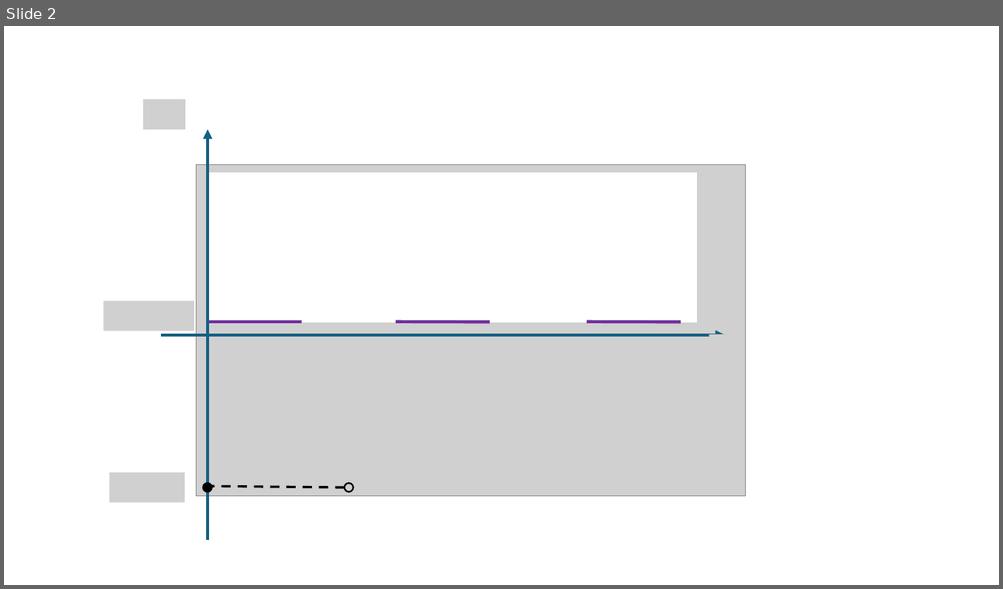
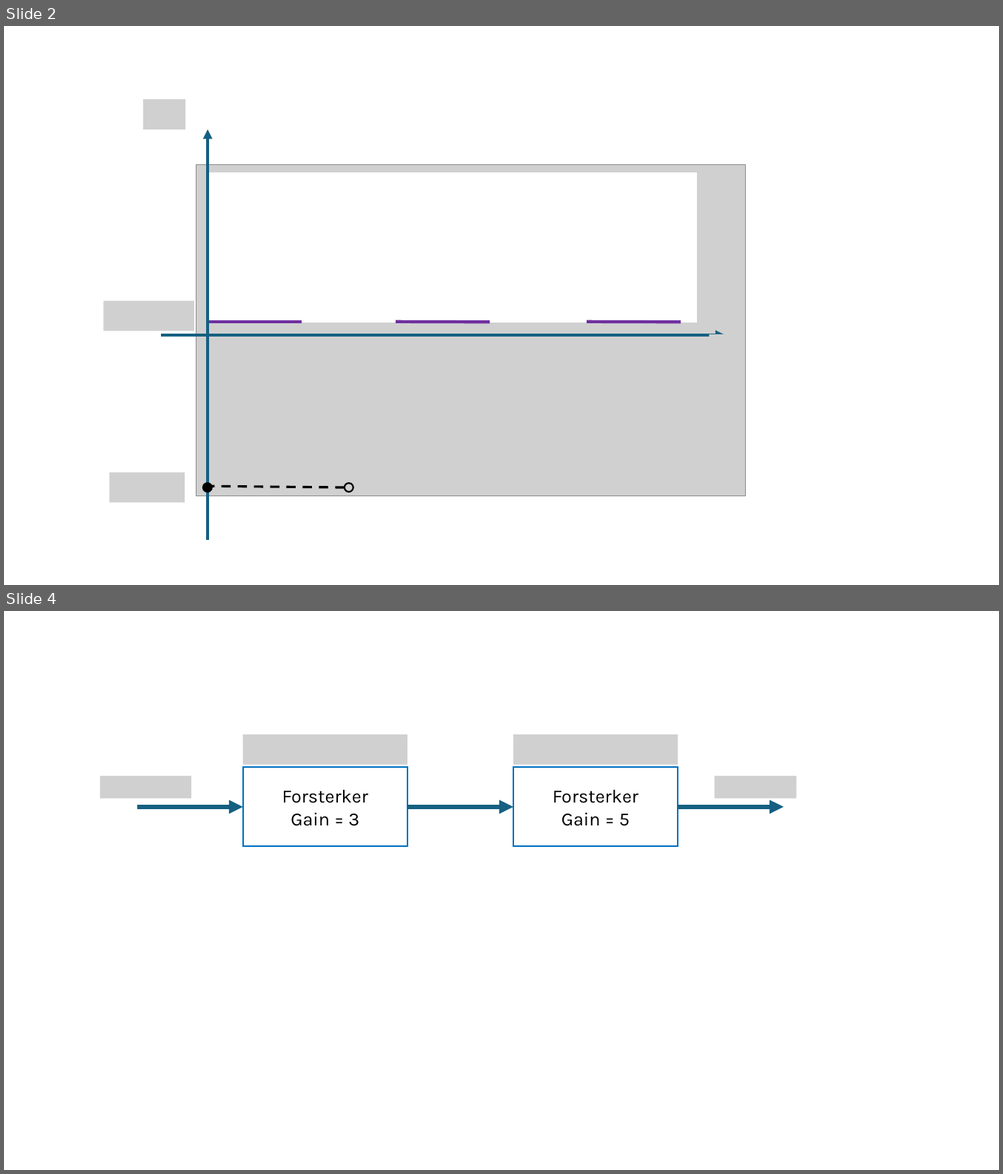
Before and after one commit to cmbNor/elektroniske_systemer, a slide deck: Kompendie/tegnOgSymboler/figurer og symboler.pptx. Shown one above the other, each under a label of ours: slide 2 before the commit, slides 2 and 4 after it; the slides between them are not shown. The pictures are 1003x589 and 1003x1174 pixels, drawn with LibreOffice and Linux fonts; fonts in the diff are those of the drawing; grey boxes stand for pictures. Boxes give left, top, right and bottom in pixels: in the first picture for what was removed or moved away, otherwise in the second. Text is boxed around its words. In the diff, an @@ line names an element or a change of style, - is before the commit and + after.

```diff
--- a/Kompendie/tegnOgSymboler/figurer og symboler.pptx
+++ b/Kompendie/tegnOgSymboler/figurer og symboler.pptx
@@ slide 4 added at bbox=[4, 611, 999, 1170], background #FFFFFF @@
@@ picture added at bbox=[243, 735, 407, 765] @@
@@ picture added at bbox=[513, 735, 677, 765] @@
@@ group added at bbox=[100, 768, 797, 847]: 3 arrows, 2 rectangles, 2 pictures @@
+Forsterker
+Gain = 3
+Forsterker
+Gain = 5
```
Also in this commit, not shown: 5 other slides added, 14 other files.
